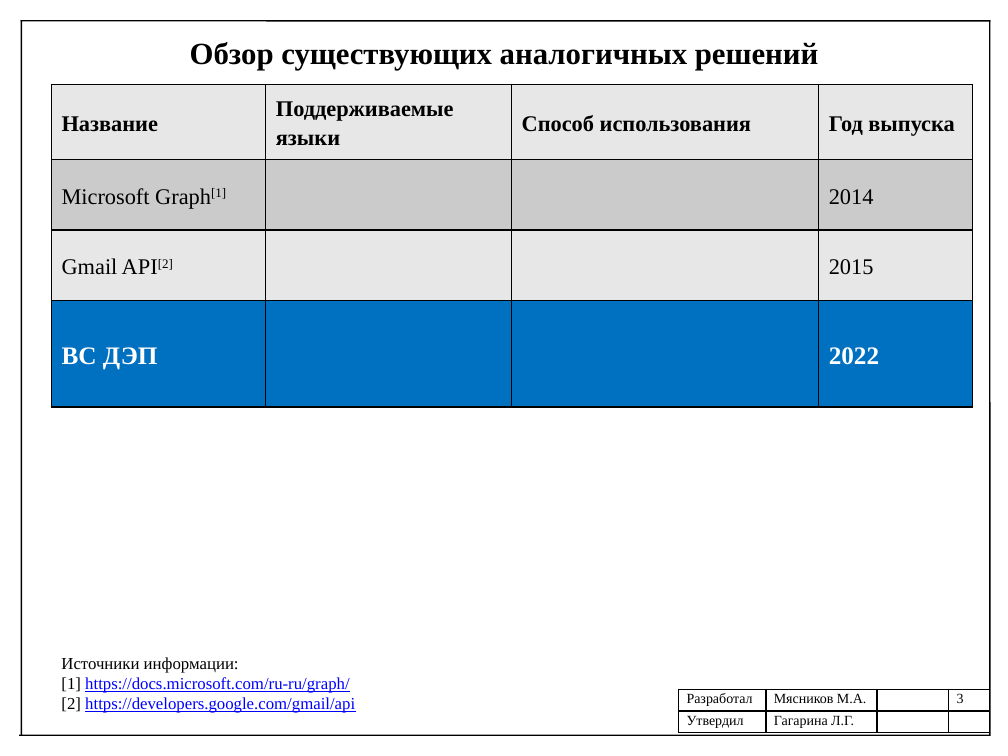
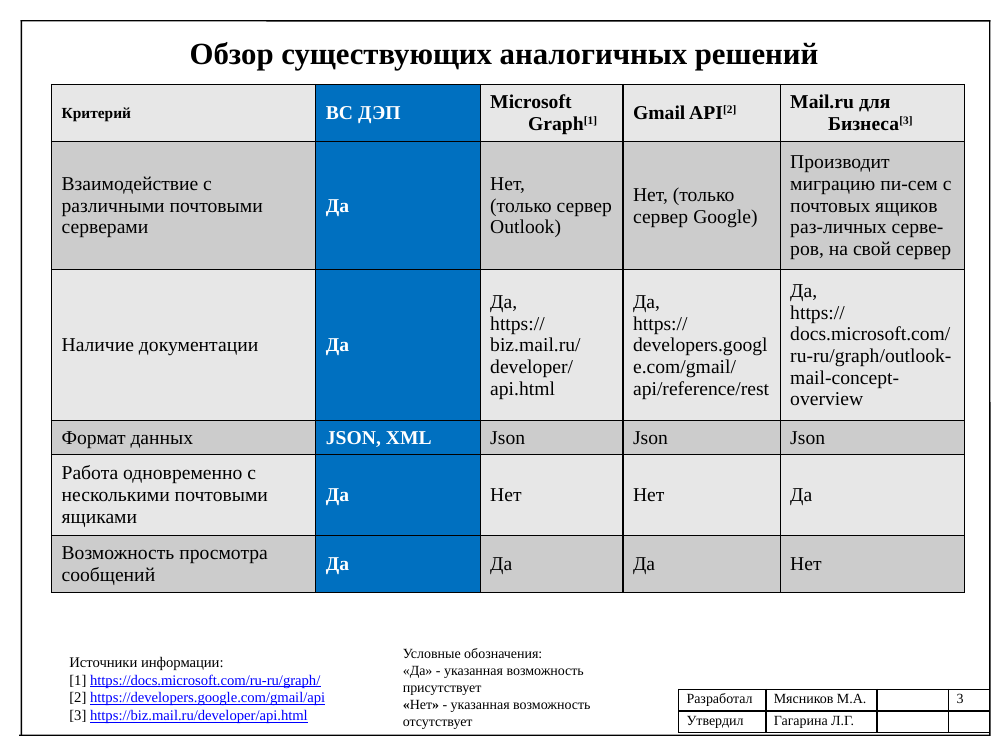
Before and after one commit to mJaJksJ/VCR, a slide deck: slide 3 of УП-Презентация.pptx. Drawn at 1008x756 pixels with LibreOffice and Linux fonts; fonts in the diff are those of the drawing. Boxes give left, top, right and bottom in pixels: in the first picture for what was removed or moved away, otherwise in the second. Text is boxed around its words. In the diff, an @@ line names an element or a change of style, - is before the commit and + after.

```diff
--- a/УП-Презентация.pptx
+++ b/УП-Презентация.pptx
@@ table removed at (51,85,973,407), 4 rows, 4 columns @@
-Название | Поддерживаемые языки | Способ использования | Год выпуска
-Microsoft Graph[1] |  |  | 2014
-Gmail API[2] |  |  | 2015
-ВС ДЭП |  |  | 2022
@@ table added at (51,85,965,592), 6 rows, 5 columns @@
+Критерий | ВС ДЭП | Microsoft Graph[1] | Gmail API[2] | Mail.ru для Бизнеса[3]
+Взаимодействие с различными почтовыми серверами | Да | Нет, / (только сервер Outlook) | Нет, (только сервер Google) | Производит миграцию пи-сем с почтовых ящиков раз-личных серве-ров, на свой сервер
+Наличие документации | Да | Да, / https://biz.mail.ru/developer/api.html | Да, / https://developers.google.com/gmail/api/reference/rest | Да, / https://docs.microsoft.com/ru-ru/graph/outlook-mail-concept-overview
+Формат данных | JSON, XML | Json | Json | Json
+Работа одновременно с несколькими почтовыми ящиками | Да | Нет | Нет | Да
+Возможность просмотра сообщений | Да | Да | Да | Нет
@@ text "Источники информации:": place and size @@
-text "Источники информации:" at (61,657,355,713)
+text "Источники информации:" at (69,656,325,723)
@@ text at (69,656,325,705): size 12 to 10.5 pt in "Источники информации:", "[1] https://docs.microsoft.com/ru-ru/graph/", "[2] https://developers.google.com/gmail/api" @@
@@ text added at (403,648,590,729), 10 pt, text #000000 @@
+Условные обозначения:
+«Да» - указанная возможность присутствует
+«Нет» - указанная возможность отсутствует
@@ text at (69,709,308,723): paragraph added @@
+[3] https://biz.mail.ru/developer/api.html
```
Also in this commit, not shown: 1 other slide changed, 2 other files.
